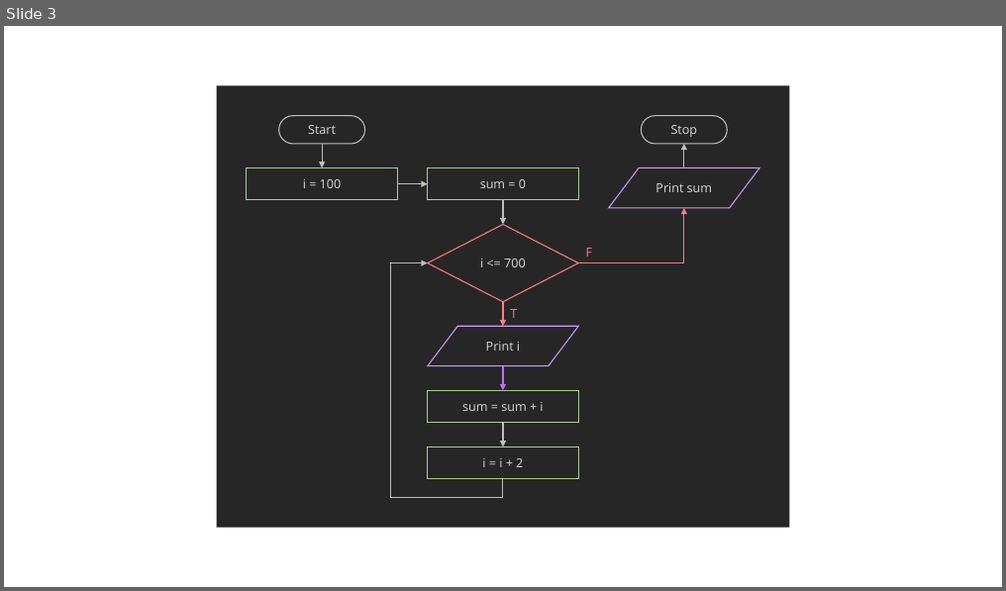
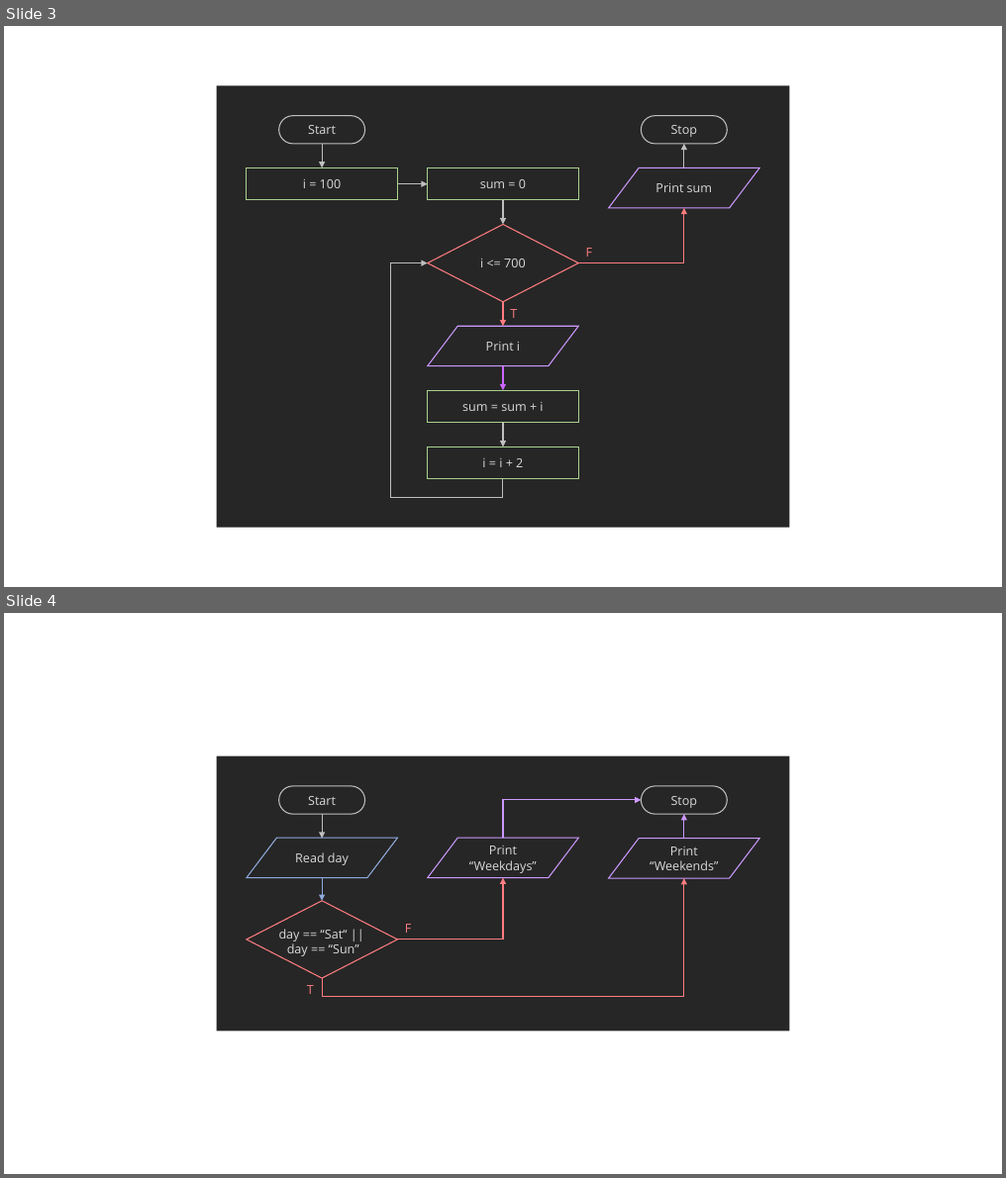
Before and after one commit to LimJY03/JavaMatriculation, a slide deck: Past Year Theory Questions/Resources/resources.pptx. Shown one above the other, each under a label of ours: slide 3 before the commit, slides 3 and 4 after it. The pictures are 1006x591 and 1006x1178 pixels, drawn with LibreOffice and Linux fonts; fonts in the diff are those of the drawing. Boxes give left, top, right and bottom in pixels: in the first picture for what was removed or moved away, otherwise in the second. Text is boxed around its words. In the diff, an @@ line names an element or a change of style, - is before the commit and + after.

```diff
--- a/Past Year Theory Questions/Resources/resources.pptx
+++ b/Past Year Theory Questions/Resources/resources.pptx
@@ slide 4 added at [4, 613, 1002, 1174], background #FFFFFF @@
@@ group added at [217, 756, 790, 1032]: 3 arrows, 3 flow chart input outputs, 3 texts, 3 elbow arrows, 2 pill shapes, 1 rectangle, 1 diamond @@
+Start
+Stop
+Print “Weekends”
+Print “Weekdays”
+F
+T
+Read day
+day == “Sat“ ||
+day == “Sun”
```
Also in this commit, not shown: 1 other file.
